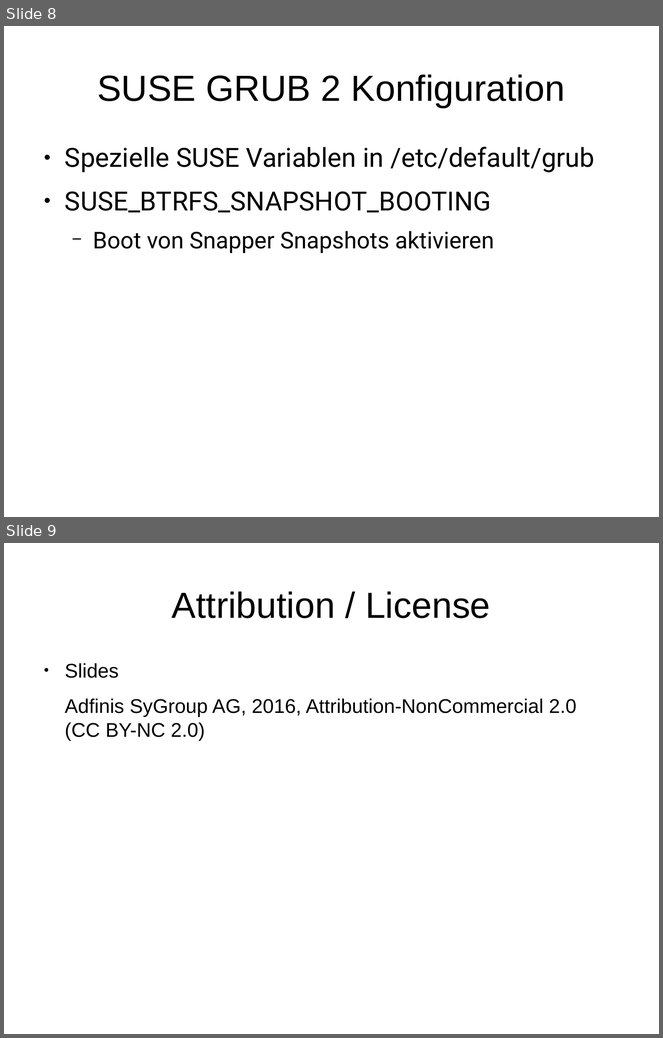
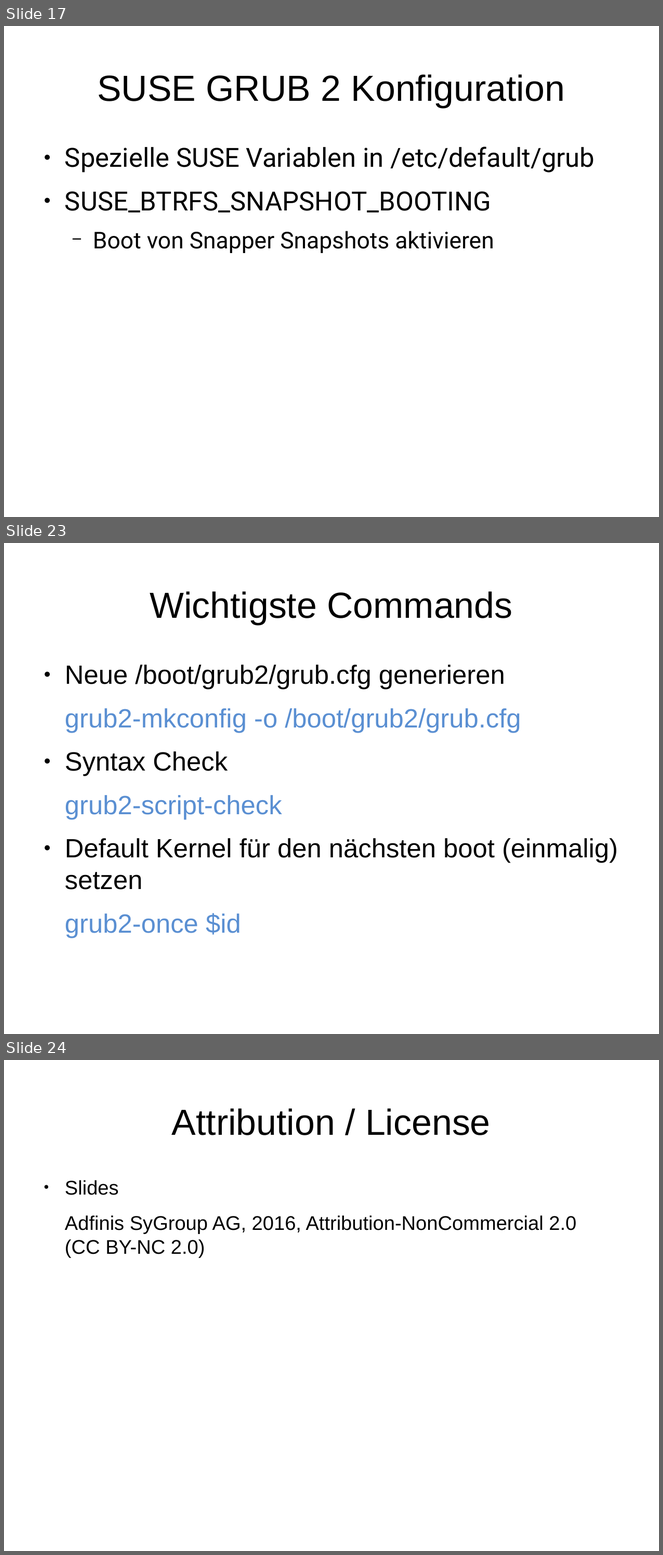
Before and after one commit to adfinis/adsy-trainings, a slide deck: SSA_SUSE-System-Administration/1004_grub2/modul_grub2_1004_01_slides.odp. Shown one above the other, each under a label of ours: slides 8 and 9 before the commit, slides 17, 23 and 24 after it; the slides between them are not shown. The pictures are 663x1038 and 663x1555 pixels, drawn with LibreOffice and Linux fonts; fonts in the diff are those of the drawing. Boxes give left, top, right and bottom in pixels: in the first picture for what was removed or moved away, otherwise in the second. Text is boxed around its words. In the diff, an @@ line names an element or a change of style, - is before the commit and + after.

Commit message:
pimp grub2 slides

```diff
--- a/SSA_SUSE-System-Administration/1004_grub2/modul_grub2_1004_01_slides.odp
+++ b/SSA_SUSE-System-Administration/1004_grub2/modul_grub2_1004_01_slides.odp
@@ slide 23 added at (4, 543, 659, 1034), background #FFFFFF @@
@@ title added at (150, 591, 513, 625), 44 pt, text #000000 @@
+Wichtigste Commands
@@ text added at (65, 665, 618, 938), 32 pt, text #000000 @@
+● Neue /boot/grub2/grub.cfg generieren
+grub2-mkconfig -o /boot/grub2/grub.cfg
+● Syntax Check
+grub2-script-check
+● Default Kernel für den nächsten boot (einmalig) setzen
+grub2-once $id
@@ what was slide 8 is now slide 17 @@
@@ what was slide 9 is now slide 24 @@
```
Also in this commit, not shown: 4 slides changed, 15 other slides added, 1 slide removed.
